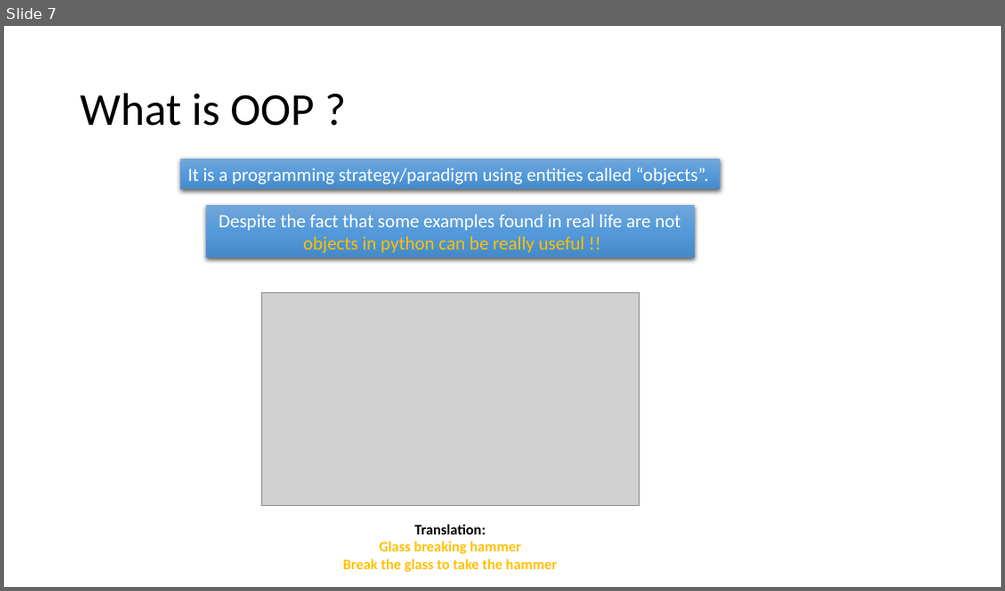
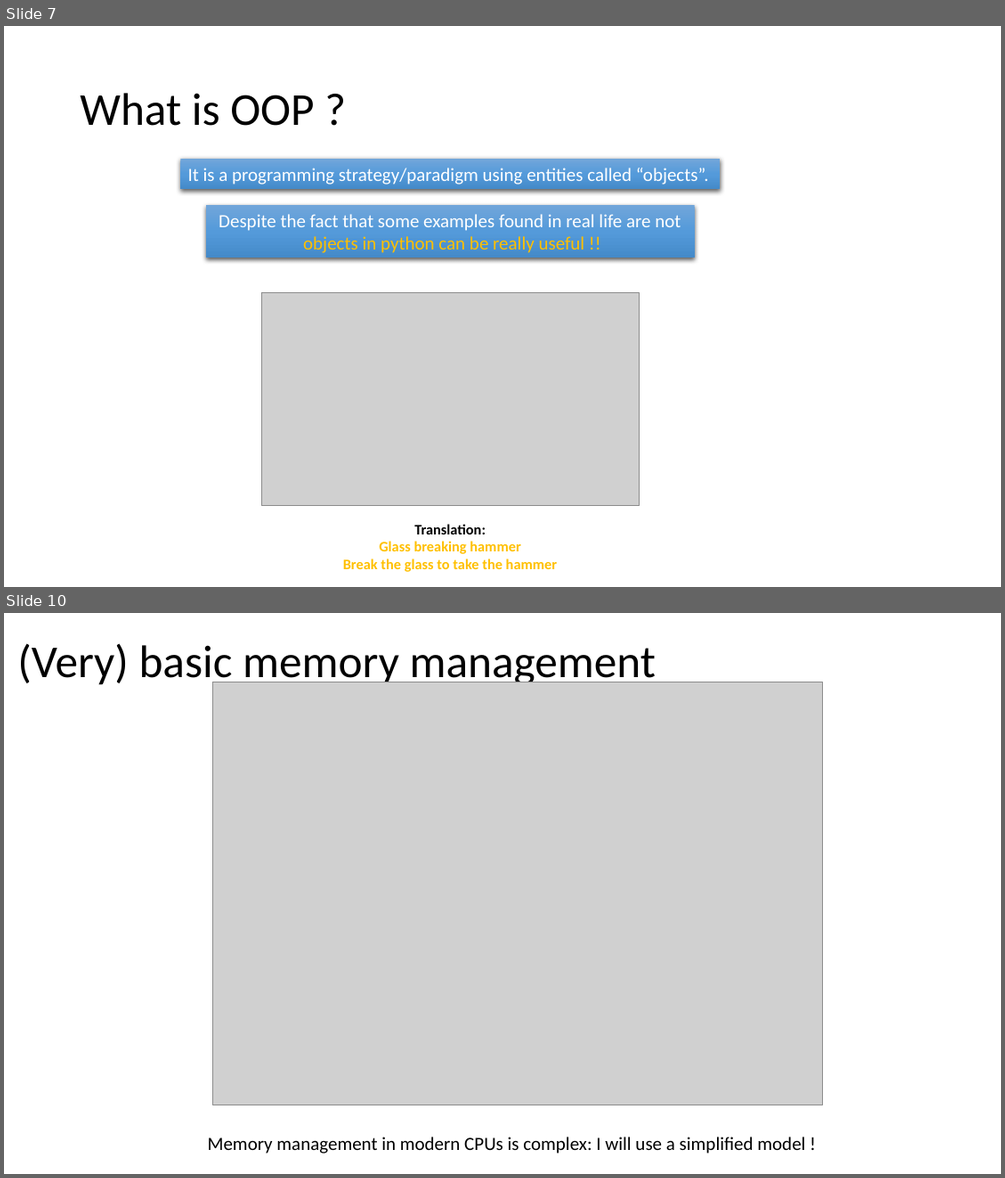
Before and after one commit to PierFF/OOP-INSA-Toulouse, a slide deck: OOP-Programming.pptx. Shown one above the other, each under a label of ours: slide 7 before the commit, slides 7 and 10 after it; the slides between them are not shown. The pictures are 1005x591 and 1005x1178 pixels, drawn with LibreOffice and Linux fonts; fonts in the diff are those of the drawing; grey boxes stand for pictures. Boxes give left, top, right and bottom in pixels: in the first picture for what was removed or moved away, otherwise in the second. Text is boxed around its words. In the diff, an @@ line names an element or a change of style, - is before the commit and + after.

```diff
--- a/OOP-Programming.pptx
+++ b/OOP-Programming.pptx
@@ slide 10 added at <box>4,613,1001,1174</box>, background #FFFFFF @@
@@ title added at <box>17,643,655,688</box>, 44 pt, text #000000 @@
+(Very) basic memory management
@@ picture added at <box>212,682,823,1105</box> @@
@@ text added at <box>208,1136,805,1153</box>, 18 pt, text #000000 @@
+Memory management in modern CPUs is complex: I will use a simplified model !
```
Also in this commit, not shown: 2 slides changed, 2 other slides added, 1 other file.
